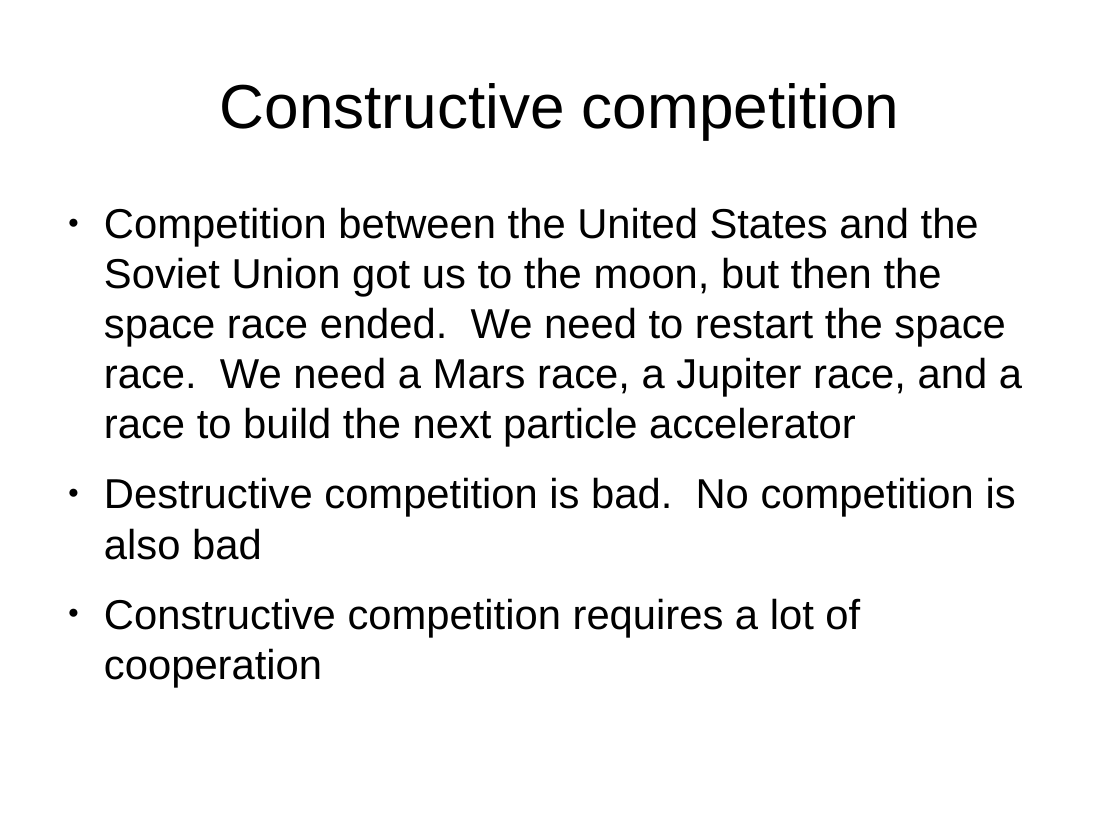
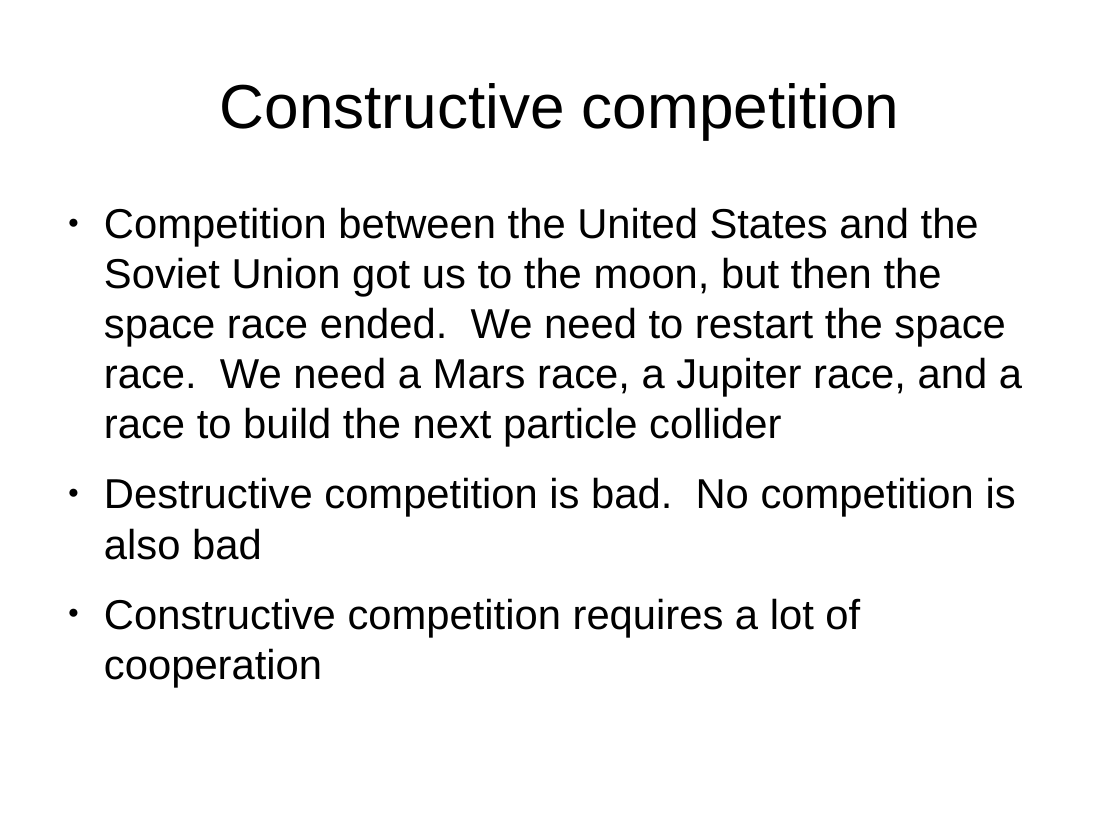
Before and after one commit to joequant/bitquant, a slide deck: slide 11 of pitchdecks/collider.odp (slide 8 before the commit). Drawn at 1120x840 pixels with LibreOffice and Linux fonts; fonts in the diff are those of the drawing. Boxes give left, top, right and bottom in pixels: in the first picture for what was removed or moved away, otherwise in the second. Text is boxed around its words. In the diff, an @@ line names an element or a change of style, - is before the commit and + after.

```diff
--- a/pitchdecks/collider.odp
+++ b/pitchdecks/collider.odp
@@ text at (x1=104, y1=207, x2=1022, y2=447): text changed @@
-● Competition between the United States and the Soviet Union got us to the moon, but then the space race ended. We need to restart the space race. We need a Mars race, a Jupiter race, and a race to build the next particle accelerator
+● Competition between the United States and the Soviet Union got us to the moon, but then the space race ended. We need to restart the space race. We need a Mars race, a Jupiter race, and a race to build the next particle collider
```
Also in this commit, not shown: 6 other slides changed, 6 slides added, 1 slide removed, 1 other file.
